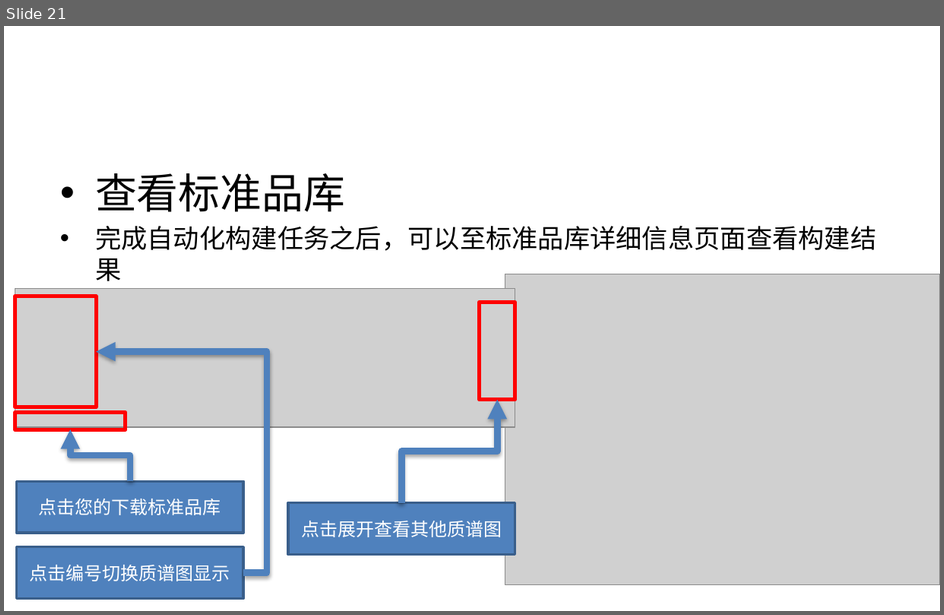
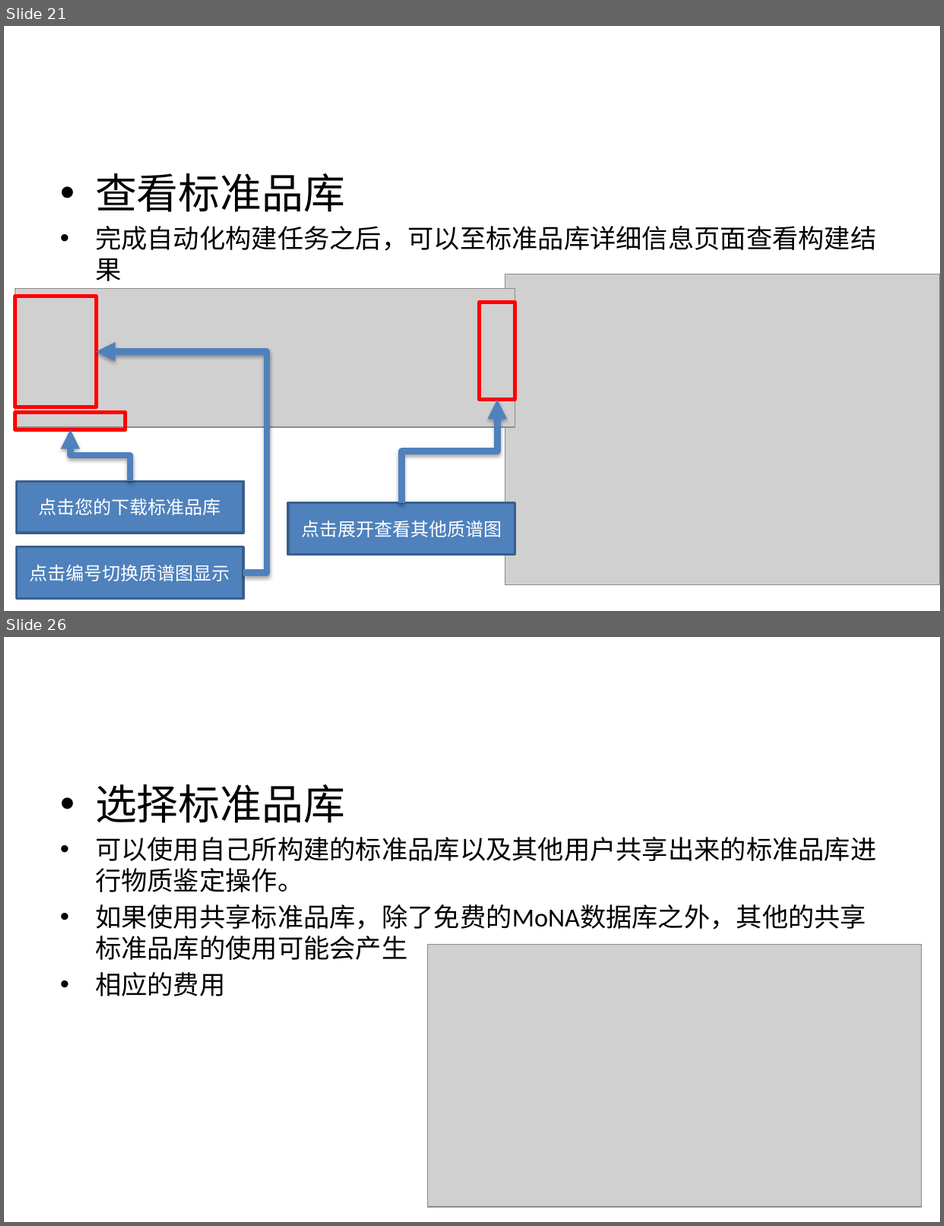
Before and after one commit to BioDeep/docs, a slide deck: Tutorials.pptx. Shown one above the other, each under a label of ours: slide 21 before the commit, slides 21 and 26 after it; the slides between them are not shown. The pictures are 944x615 and 944x1226 pixels, drawn with LibreOffice and Linux fonts; fonts in the diff are those of the drawing; grey boxes stand for pictures. Boxes give left, top, right and bottom in pixels: in the first picture for what was removed or moved away, otherwise in the second. Text is boxed around its words. In the diff, an @@ line names an element or a change of style, - is before the commit and + after.

```diff
--- a/Tutorials.pptx
+++ b/Tutorials.pptx
@@ slide 26 added at (4,637,940,1222), background #FFFFFF @@
@@ text added at (95,784,876,996), 20 pt, text #000000 @@
+• 选择标准品库
+• 可以使用自己所构建的标准品库以及其他用户共享出来的标准品库进行物质鉴定操作。
+• 如果使用共享标准品库，除了免费的MoNA数据库之外，其他的共享标准品库的使用可能会产生
+• 相应的费用
@@ picture added at (428,944,923,1207) @@
```
Also in this commit, not shown: 10 other slides added.
